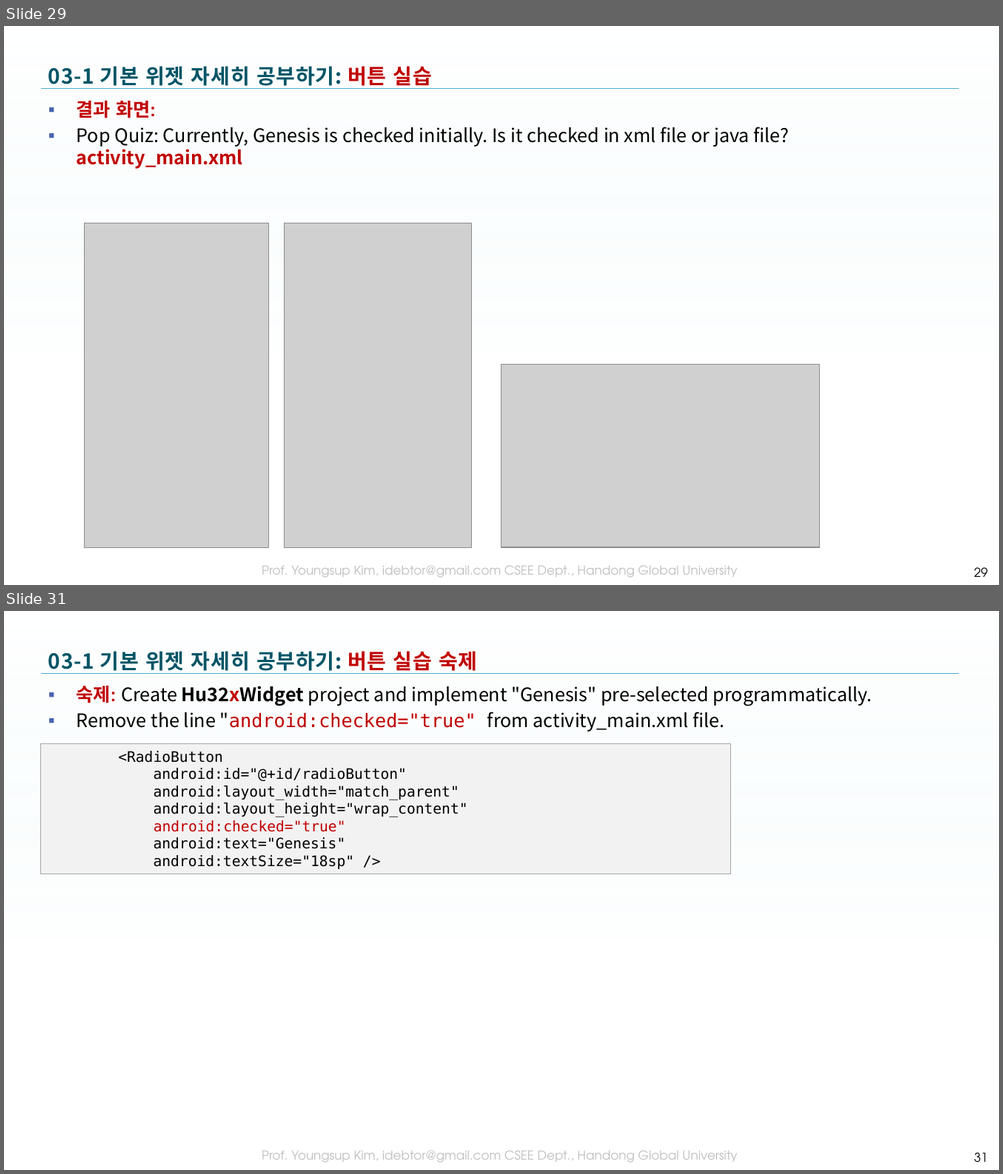
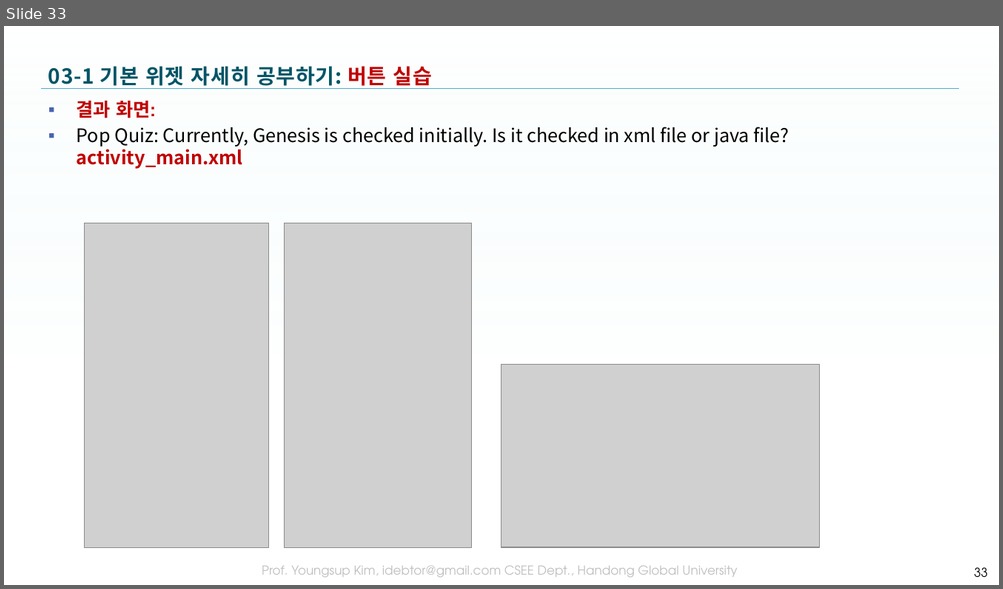
Before and after one commit to tae7841/HuStarAS, a slide deck: ppts/03Widget.pptx. Shown one above the other, each under a label of ours: slides 29 and 31 before the commit, slide 33 after it; the slides between them are not shown. The pictures are 1003x1174 and 1003x589 pixels, drawn with LibreOffice and Linux fonts; fonts in the diff are those of the drawing; grey boxes stand for pictures; background and template pictures are left out. Boxes give left, top, right and bottom in pixels: in the first picture for what was removed or moved away, otherwise in the second. Text is boxed around its words. In the diff, an @@ line names an element or a change of style, - is before the commit and + after.

```diff
--- a/ppts/03Widget.pptx
+++ b/ppts/03Widget.pptx
@@ slide 31 removed at <box>4,611,999,1170</box>, background picture (left out); not listed: 3 template elements that a slide beside it also shows @@
@@ title removed at <box>48,651,477,674</box> @@
-03-1 기본 위젯 자세히 공부하기: 버튼 실습 숙제
@@ text removed at <box>77,686,872,732</box> @@
-▪ 숙제: Create Hu32xWidget project and implement "Genesis" pre-selected programmatically.
-▪ Remove the line "android:checked="true" from activity_main.xml file.
@@ rectangle removed at <box>41,743,731,874</box> @@
-<RadioButton
-android:id="@+id/radioButton"
-android:layout_width="match_parent"
-android:layout_height="wrap_content"
-android:checked="true"
-android:text="Genesis"
-android:textSize="18sp" />
@@ page number removed at <box>973,1153,987,1162</box> @@
-31
@@ what was slide 29 is now slide 33 @@
@@ page number at <box>973,568,987,577</box>: text changed @@
-29
+33
```
Also in this commit, not shown: 12 slides changed, 7 slides added, 2 other slides removed, 34 other files.
